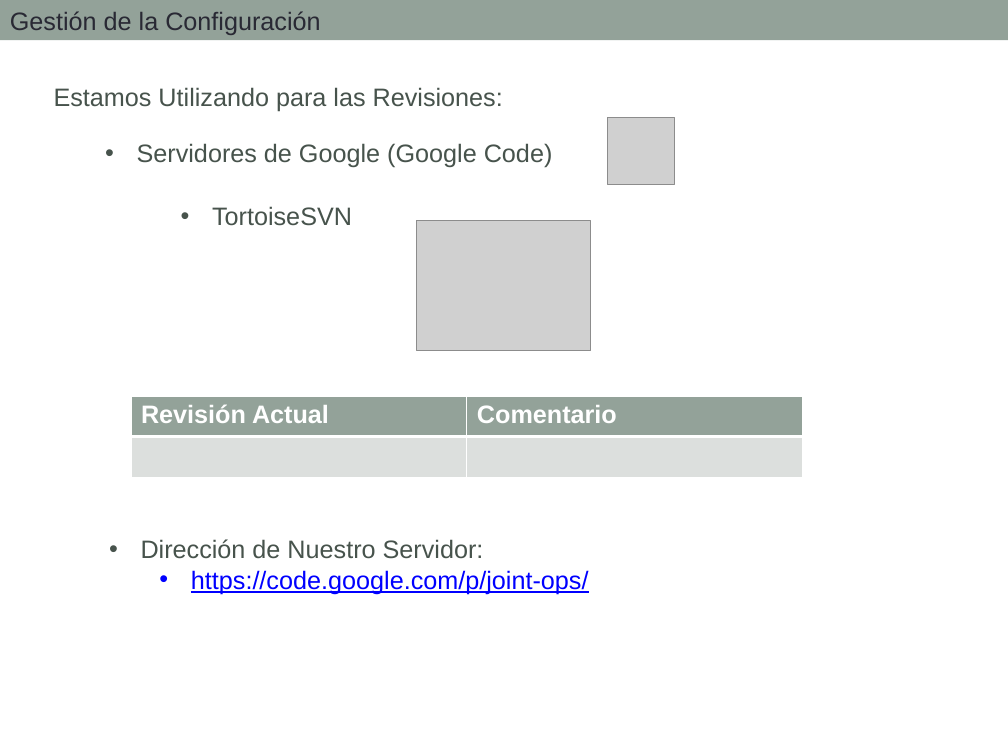
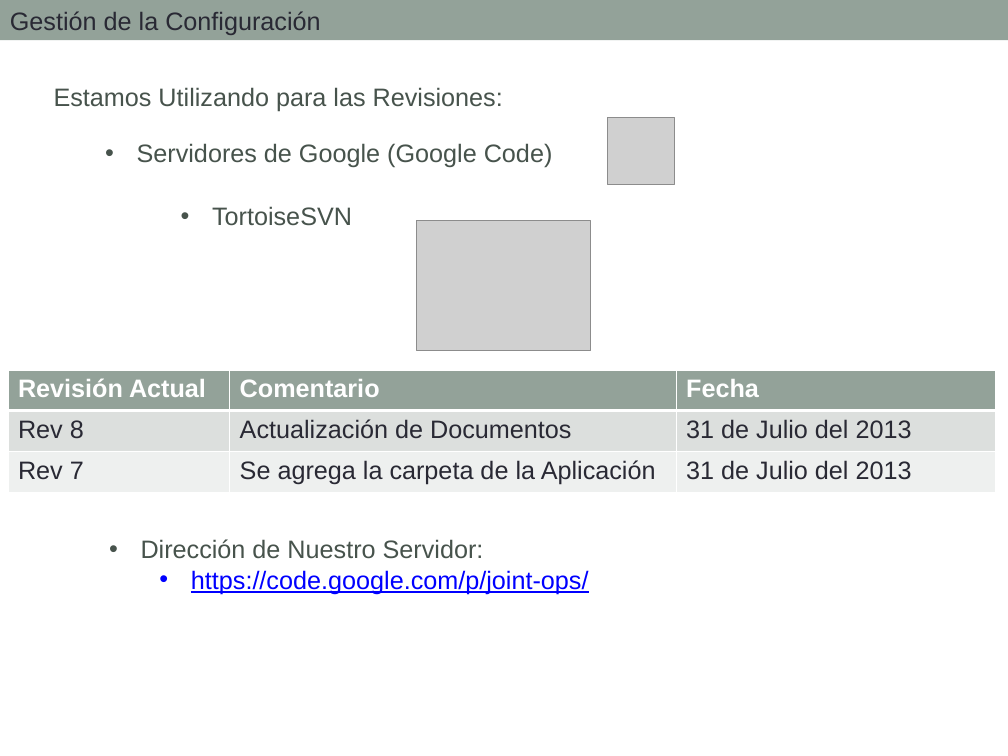
Before and after one commit to jx4nk00/joint-ops, a slide deck: slide 23 of 1 Diseño/Presentación hito 2 30 de Julio.pptx (slide 15 before the commit). Drawn at 1008x756 pixels with LibreOffice and Linux fonts; fonts in the diff are those of the drawing; grey boxes stand for pictures. Boxes give left, top, right and bottom in pixels: in the first picture for what was removed or moved away, otherwise in the second. Text is boxed around its words. In the diff, an @@ line names an element or a change of style, - is before the commit and + after.

Commit message:
Actualización de la base de datos 20 de Agosto del 2013

```diff
--- a/1 Diseño/Presentación hito 2 30 de Julio.pptx
+++ b/1 Diseño/Presentación hito 2 30 de Julio.pptx
@@ table at (8,370,996,492) @@
-Revisión Actual | Comentario
- | 
+Revisión Actual | Comentario | Fecha
+Rev 8 | Actualización de Documentos | 31 de Julio del 2013
+Rev 7 | Se agrega la carpeta de la Aplicación | 31 de Julio del 2013
@@ table: place and size @@
-table at (131,396,802,478)
+table at (8,370,996,492)
```
Also in this commit, not shown: 3 other slides changed, 8 slides added, 6 other files.
